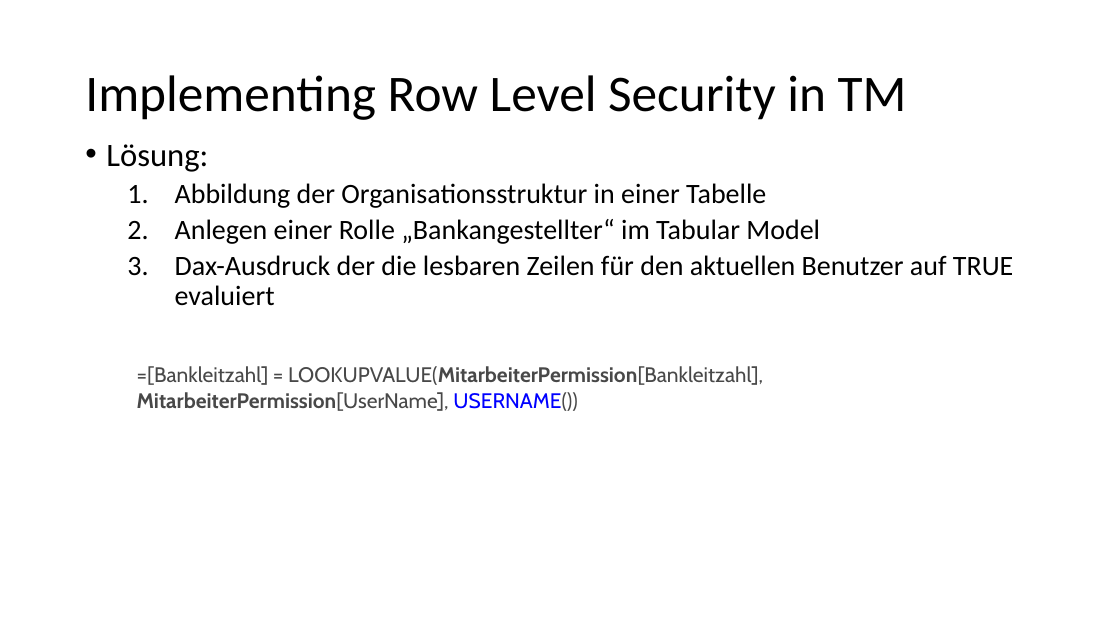
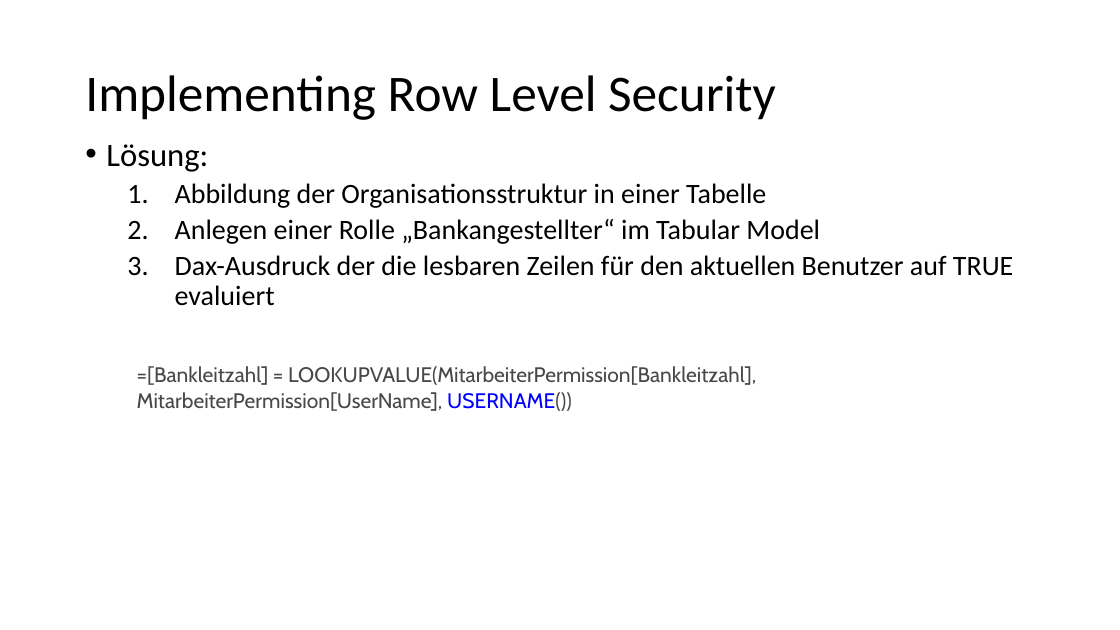
Before and after one commit to LukasSteindl/tabularmodelforfinance, a slide deck: slide 17 of Slides.pptx (slide 16 before the commit). Drawn at 1120x630 pixels with LibreOffice and Linux fonts; fonts in the diff are those of the drawing. Boxes give left, top, right and bottom in pixels: in the first picture for what was removed or moved away, otherwise in the second. Text is boxed around its words. In the diff, an @@ line names an element or a change of style, - is before the commit and + after.

```diff
--- a/Slides.pptx
+++ b/Slides.pptx
@@ title at [85, 75, 776, 120]: text changed @@
-Implementing Row Level Security in TM
+Implementing Row Level Security
@@ text "=[Bankleitzahl] = LOOKUPVALUE(MitarbeiterPermission[Bankleit ..." at [137, 366, 756, 411]: bold off in "LOOKUPVALUE(MitarbeiterPermission[Bankleitzahl], Mitarbeiter ..." @@
```
Also in this commit, not shown: 5 other slides changed, 3 slides added, 3 slides removed.
